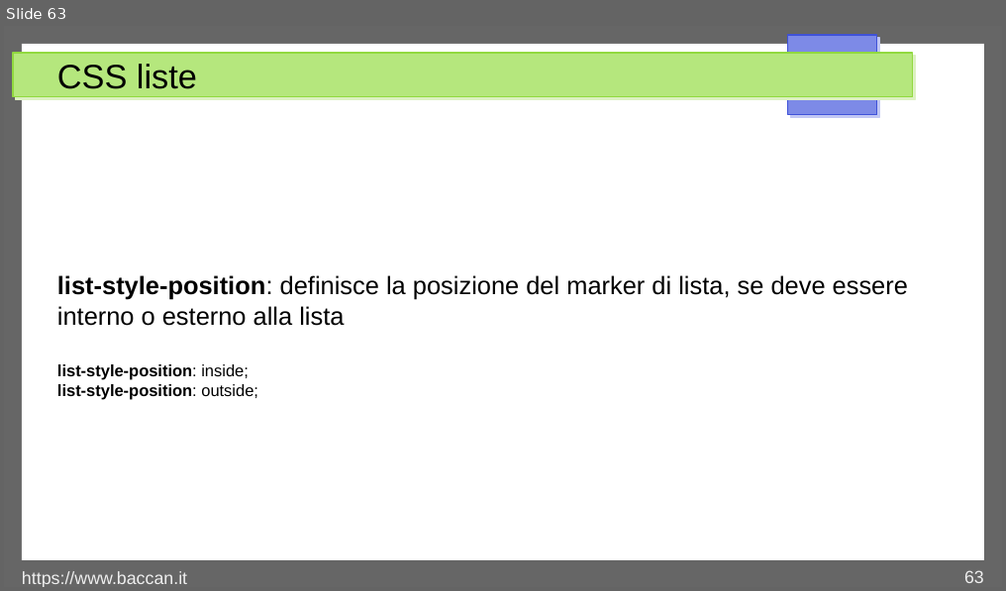
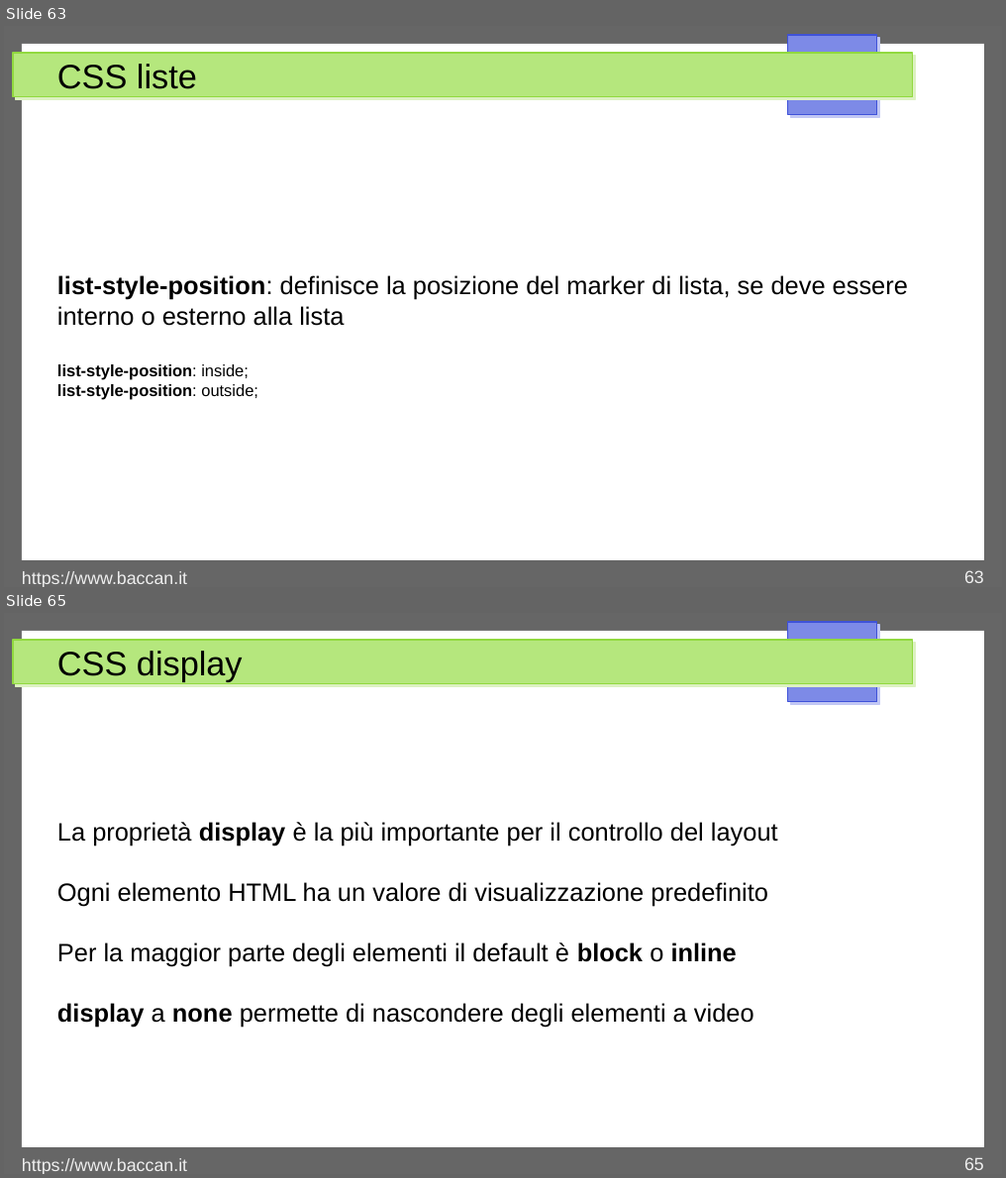
Before and after one commit to matteobaccan/CorsoCSS, a slide deck: Chapter_css.odp. Shown one above the other, each under a label of ours: slide 63 before the commit, slides 63 and 65 after it; the slides between them are not shown. The pictures are 1006x591 and 1006x1178 pixels, drawn with LibreOffice and Linux fonts; fonts in the diff are those of the drawing. Boxes give left, top, right and bottom in pixels: in the first picture for what was removed or moved away, otherwise in the second. Text is boxed around its words. In the diff, an @@ line names an element or a change of style, - is before the commit and + after.

Commit message:
Display e position

```diff
--- a/Chapter_css.odp
+++ b/Chapter_css.odp
@@ slide 65 added at (x1=4, y1=613, x2=1002, y2=1174), background #FFFFFF; not listed: 4 template elements that a slide beside it also shows @@
@@ title added at (x1=57, y1=651, x2=243, y2=681), 27 pt, text #000000 @@
+CSS display
@@ text added at (x1=57, y1=822, x2=778, y2=1028), 20 pt, text #000000 @@
+La proprietà display è la più importante per il controllo del layout
+Ogni elemento HTML ha un valore di visualizzazione predefinito
+Per la maggior parte degli elementi il default è block o inline
+display a none permette di nascondere degli elementi a video
@@ text added at (x1=22, y1=1158, x2=187, y2=1174), 14 pt, text #EEEEEE @@
+https://www.baccan.it
@@ page number added at (x1=964, y1=1157, x2=984, y2=1170), 14 pt, text #EEEEEE @@
+65
```
Also in this commit, not shown: 1 slide changed, 9 other slides added, 4 other files.
